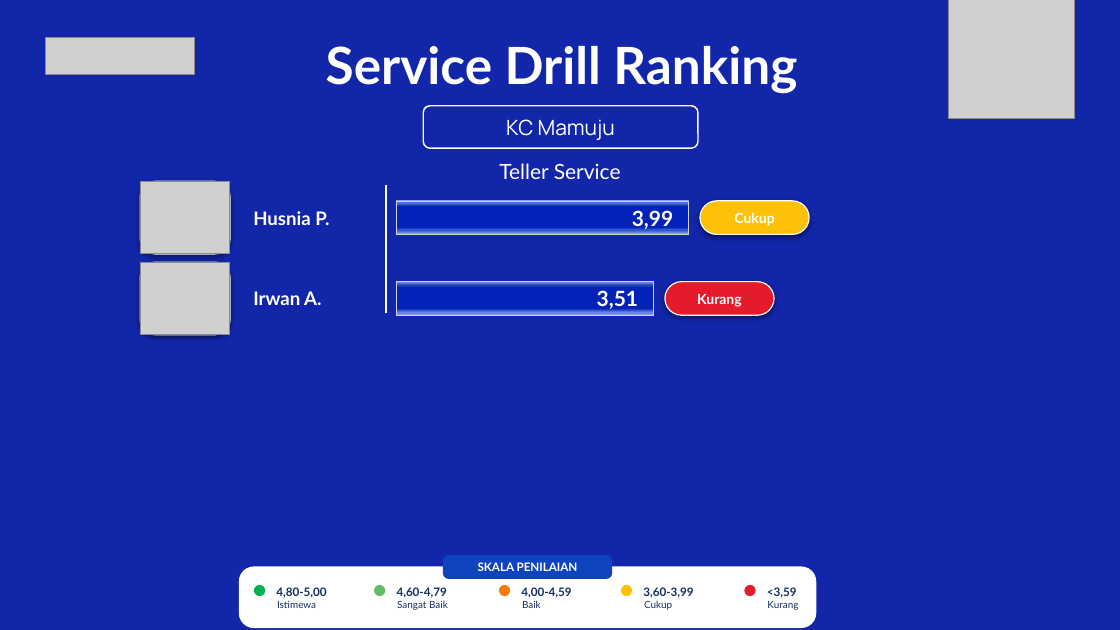
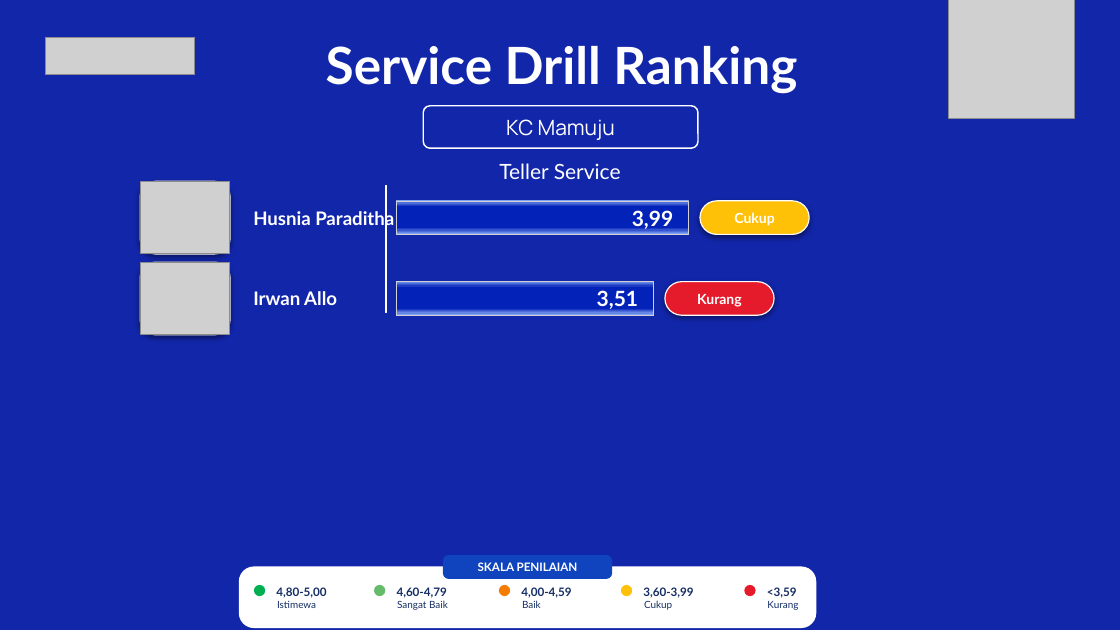
Before and after one commit to hengkiyudijanto/btn-sip, a slide deck: slide 3 of uji-jarak.pptx. Drawn at 1120x630 pixels with LibreOffice and Linux fonts; fonts in the diff are those of the drawing; grey boxes stand for pictures; background and template pictures are left out. Boxes give left, top, right and bottom in pixels: in the first picture for what was removed or moved away, otherwise in the second. Text is boxed around its words. In the diff, an @@ line names an element or a change of style, - is before the commit and + after.

```diff
--- a/uji-jarak.pptx
+++ b/uji-jarak.pptx
@@ text at (253,209,394,229): text changed @@
-Husnia P.
+Husnia Paraditha
@@ text at (253,291,337,305): text changed @@
-Irwan A.
+Irwan Allo
```
Also in this commit, not shown: 1 other slide changed, 7 other files.
